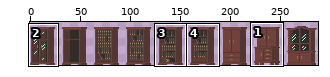
One commit to this sprite sheet: Assets/Sprites/Sprites Decoraciones/WarDroves.png. Above: a wide view before the commit, with the close-up outlined.
Close-up. The starting point:
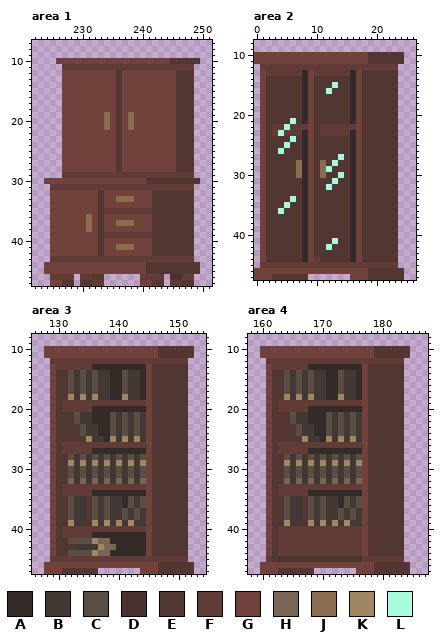
The file is 288x48 pixels. Colours within 5 levels of each other are drawn and written as one. Shown: area 1: x 222..251, y 7..47; area 2: x 0..26, y 8..47; area 3: x 126..154, y 8..47; area 4: x 158..187, y 8..47. The wide view leaves out empty margins. The commit also changed other parts of the picture, which this record leaves out.
Palette (. is transparent): A #322b28  B #423934  C #5a4e44  D #4a332f  E #523632  F #613b36  G #71413b  H #796755  J #886e4f  K #a08662  L #a6fcdb
And afterwards:
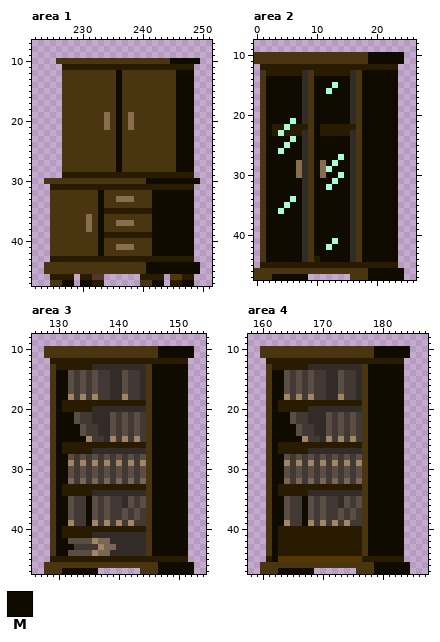
Colours new in this view: M #100b01
Difference:
colour D: #4a332f -> #543800
colour F: #613b36 -> #291b00
colour G: #71413b -> #493611
Changed rows in their new state; - is a pixel that keeps its letter.
Area 1:
first column x 227:
10 ------------------MMMMM
12 ---------M---------MMM-
13 ---------M---------MMM-
14 ---------M---------MMM-
15 ---------M---------MMM-
16 ---------M---------MMM-
17 ---------M---------MMM-
18 ---------M---------MMM-
19 ---------M---------MMM-
20 ---------M---------MMM-
21 ---------M---------MMM-
22 ---------M---------MMM-
23 ---------M---------MMM-
24 ---------M---------MMM-
25 ---------M---------MMM-
26 ---------M---------MMM-
27 ---------M---------MMM-
28 ---------M---------MMM-
30 --------------MMMMMMMMM
32 ------M--------MMMMMMM-
33 ------M--------MMMMMMM-
34 ------M--------MMMMMMM-
35 ------M--------MMMMMMM-
36 ------M--------MMMMMMM-
37 ------M--------MMMMMMM-
38 ------M--------MMMMMMM-
39 ------M--------MMMMMMM-
40 ------M--------MMMMMMM-
41 ------M--------MMMMMMM-
42 ------M--------MMMMMMM-
44 --------------MMMMMMMMM
45 --------------MMMMMMMMM
47 MM-MM----------MM---MM-
Area 2:
first column x 2:
10 -----------------MMMMMM
11 -----------------MMMMMM
13 ----------------MMMMMM-
14 MMMMMM--MMMMMM--MMMMMM-
15 MMMMMM--MMM-MM--MMMMMM-
16 MMMMMM--MM-MMM--MMMMMM-
17 MMMMMM--MMMMMM--MMMMMM-
18 MMMMMM--MMMMMM--MMMMMM-
19 MMMMMM--MMMMMM--MMMMMM-
20 MMMMMM--MMMMMM--MMMMMM-
21 MMMM-M--MMMMMM--MMMMMM-
22 M-------M-------MMMMMM-
23 M-------M-------MMMMMM-
24 MMMM-M--MMMMMM--MMMMMM-
25 MMM-MM--MMMMMM--MMMMMM-
26 MM-MMM--MMMMMM--MMMMMM-
27 MMMMMM--MMMM-M--MMMMMM-
28 MMMMM---M-M-MM--MMMMMM-
29 MMMMM---M--MMM--MMMMMM-
30 MMMMM---M-MM-M--MMMMMM-
31 MMMMMM--MMM-MM--MMMMMM-
32 MMMMMM--MM-MMM--MMMMMM-
33 MMMMMM--MMMMMM--MMMMMM-
34 MMMM-M--MMMMMM--MMMMMM-
35 MMM-MM--MMMMMM--MMMMMM-
36 MM-MMM--MMMMMM--MMMMMM-
37 MMMMMM--MMMMMM--MMMMMM-
38 MMMMMM--MMMMMM--MMMMMM-
39 MMMMMM--MMMMMM--MMMMMM-
40 MMMMMM--MMMMMM--MMMMMM-
41 MMMMMM--MMM-MM--MMMMMM-
42 MMMMMM--MM-MMM--MMMMMM-
43 MMMMMM--MMMMMM--MMMMMM-
44 MMMMMM---MMMMM--MMMMMM-
46 -----------------MMMMMM
47 -MMMMMM----------MMMMMM
Area 3:
first column x 130:
10 -----------------MMMMMM
11 -----------------MMMMMM
13 ----------------MMMMMM-
14 MM--------------MMMMMM-
15 MM--------------MMMMMM-
16 MM--------------MMMMMM-
17 MM--------------MMMMMM-
18 MM--------------MMMMMM-
19 M---------------MMMMMM-
20 M---------------MMMMMM-
21 MMM-------------MMMMMM-
22 MMM-------------MMMMMM-
23 MMMM------------MMMMMM-
24 MMMM------------MMMMMM-
25 MMMMM-----------MMMMMM-
26 M---------------MMMMMM-
27 M---------------MMMMMM-
28 MM--------------MMMMMM-
29 MM--------------MMMMMM-
30 MM--------------MMMMMM-
31 MM--------------MMMMMM-
32 MM--------------MMMMMM-
33 M---------------MMMMMM-
34 M---------------MMMMMM-
35 MM---M----------MMMMMM-
36 MM---M----------MMMMMM-
37 MM---M----------MMMMMM-
38 MM---M----------MMMMMM-
39 MM---M----------MMMMMM-
40 M---------------MMMMMM-
41 M---------------MMMMMM-
42 MM--------------MMMMMM-
43 MMM-------------MMMMMM-
44 MM--------------MMMMMM-
46 -----------------MMMMMM
47 -MMMMMM----------MMMMMM
Area 4:
first column x 162:
10 -----------------MMMMMM
11 -----------------MMMMMM
13 ----------------MMMMMM-
14 MM--------------MMMMMM-
15 MM--------------MMMMMM-
16 MM--------------MMMMMM-
17 MM--------------MMMMMM-
18 MM--------------MMMMMM-
19 M---------------MMMMMM-
20 M---------------MMMMMM-
21 MMM-------------MMMMMM-
22 MMM-------------MMMMMM-
23 MMMM------------MMMMMM-
24 MMMM------------MMMMMM-
25 MMMMM-----------MMMMMM-
26 M---------------MMMMMM-
27 M---------------MMMMMM-
28 MM--------------MMMMMM-
29 MM--------------MMMMMM-
30 MM--------------MMMMMM-
31 MM--------------MMMMMM-
32 MM--------------MMMMMM-
33 M---------------MMMMMM-
34 M---------------MMMMMM-
35 MM---M----------MMMMMM-
36 MM---M----------MMMMMM-
37 MM---M----------MMMMMM-
38 MM---M----------MMMMMM-
39 MM---M----------MMMMMM-
40 M---------------MMMMMM-
41 M---------------MMMMMM-
42 M---------------MMMMMM-
43 M---------------MMMMMM-
44 M---------------MMMMMM-
45 M----------------------
46 -----------------MMMMMM
47 -MMMMMM----------MMMMMM
Boxes around the changes in both close-ups, in picture pixels (x1, y1, x2, y2):
changed: (44, 58, 200, 286)
changed: (254, 52, 404, 280)
changed: (44, 346, 194, 574)
changed: (260, 346, 410, 574)
